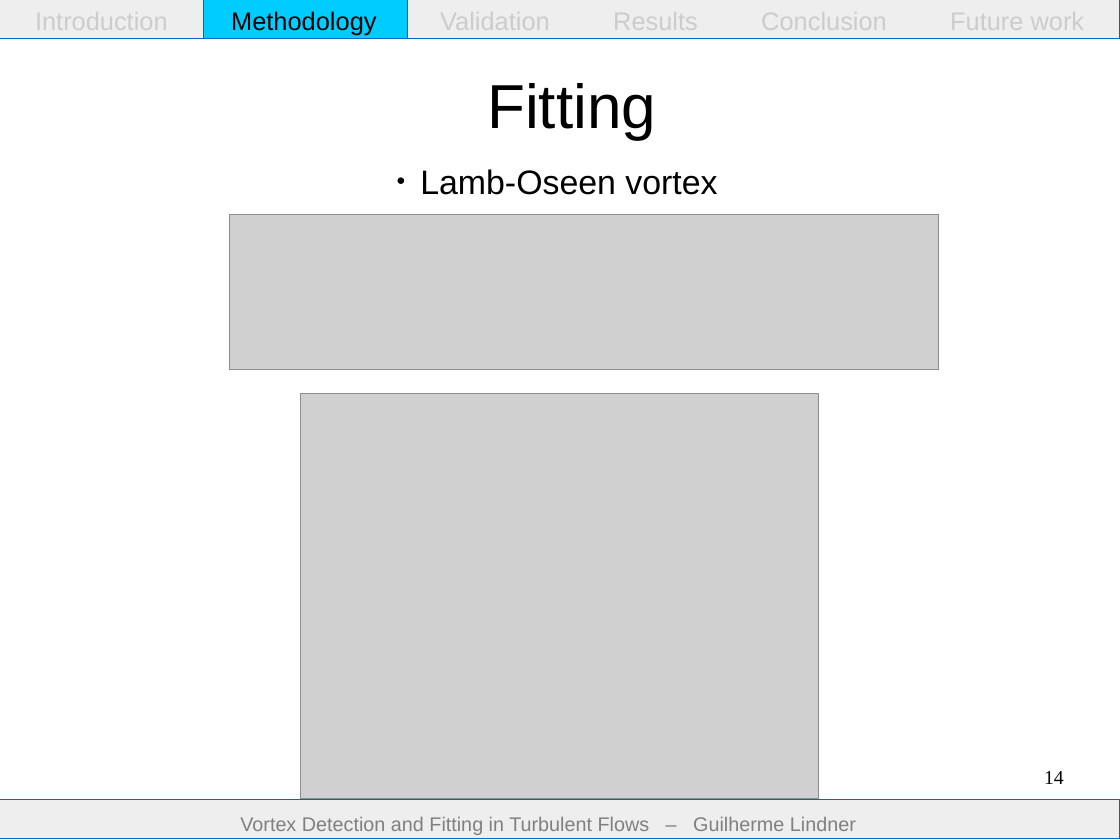
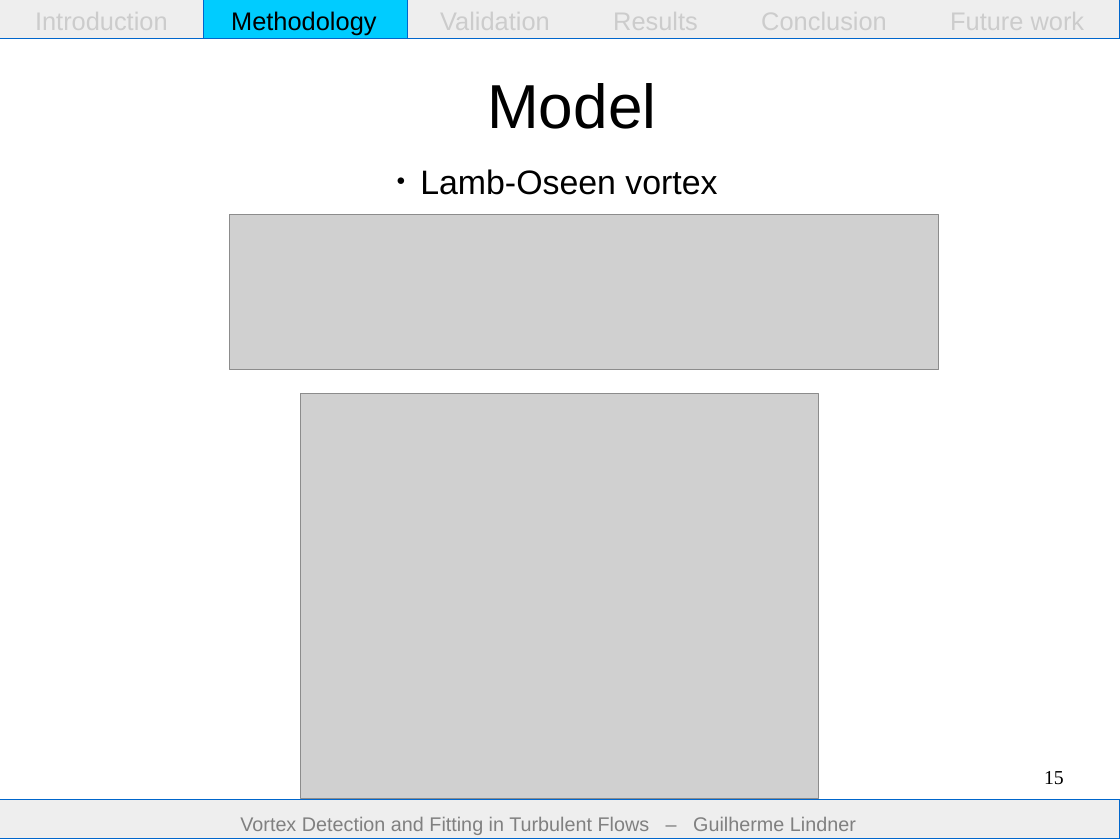
Before and after one commit to guilindner/VortexFitting, a slide deck: slide 15 of docs/report/presentation/presentation.odp (slide 14 before the commit). Drawn at 1120x840 pixels with LibreOffice and Linux fonts; fonts in the diff are those of the drawing; grey boxes stand for pictures. Boxes give left, top, right and bottom in pixels: in the first picture for what was removed or moved away, otherwise in the second. Text is boxed around its words. In the diff, an @@ line names an element or a change of style, - is before the commit and + after.

```diff
--- a/docs/report/presentation/presentation.odp
+++ b/docs/report/presentation/presentation.odp
@@ title at (487, 83, 656, 129): text changed @@
-Fitting
+Model
@@ page number at (1044, 771, 1064, 785): text changed @@
-14
+15
```
Also in this commit, not shown: 11 other slides changed, 2 slides added.
